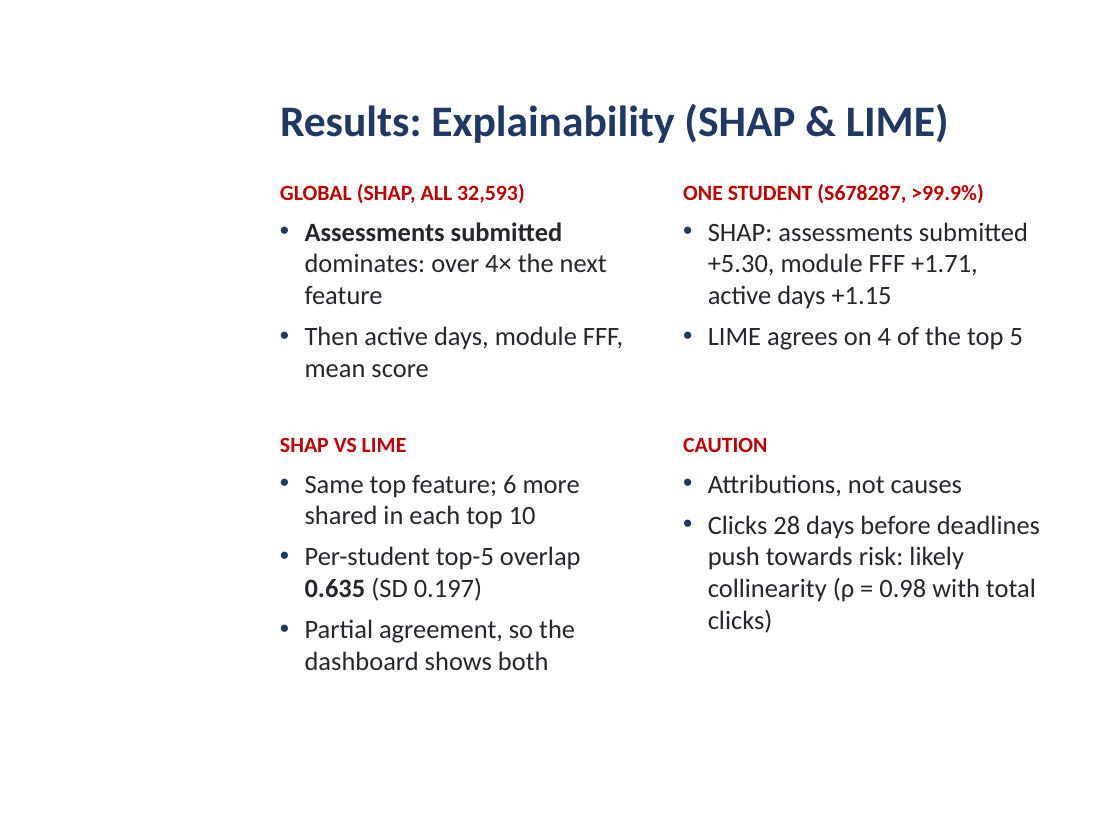
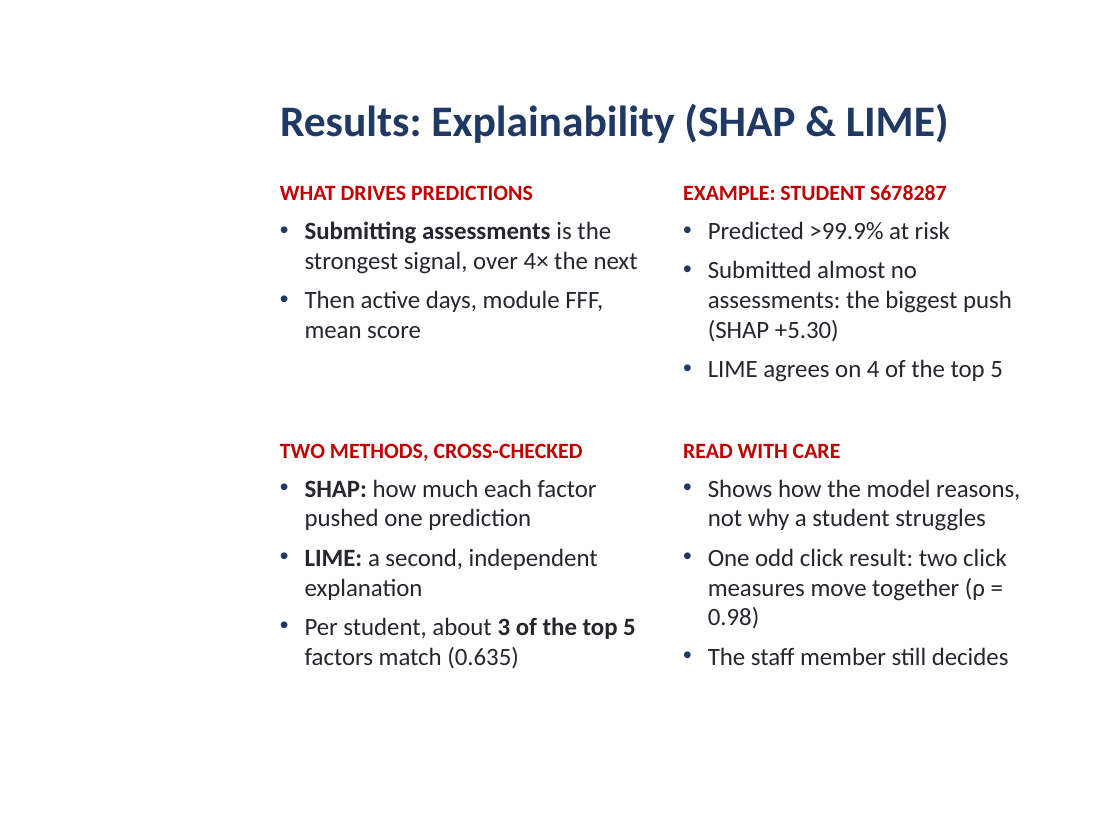
Before and after one commit to daniel-larry/python-run-result, a slide deck: slide 9 of Internal_Defense_Presentation.pptx. Drawn at 1120x840 pixels with LibreOffice and Linux fonts; fonts in the diff are those of the drawing; background and template pictures are left out. Boxes give left, top, right and bottom in pixels: in the first picture for what was removed or moved away, otherwise in the second. Text is boxed around its words. In the diff, an @@ line names an element or a change of style, - is before the commit and + after.

```diff
--- a/Internal_Defense_Presentation.pptx
+++ b/Internal_Defense_Presentation.pptx
@@ text at [280,185,638,274]: text changed; size 17 to 16 pt @@
-GLOBAL (SHAP, ALL 32,593)
-• Assessments submitted dominates: over 4× the next feature
+WHAT DRIVES PREDICTIONS
+• Submitting assessments is the strongest signal, over 4× the next
@@ text at [683,185,1012,342]: text changed; size 17 to 16 pt @@
-ONE STUDENT (S678287, >99.9%)
-• SHAP: assessments submitted +5.30, module FFF +1.71, active days +1.15
+EXAMPLE: STUDENT S678287
+• Predicted >99.9% at risk
+• Submitted almost no assessments: the biggest push (SHAP +5.30)
@@ text at [305,290,603,338]: size 17 to 16 pt in "Then active days, module FFF, mean score" @@
@@ text at [708,359,1003,382]: size 17 to 16 pt in "LIME agrees on 4 of the top ..." @@
@@ text at [280,443,636,669]: text changed; size 17 to 16 pt @@
-SHAP VS LIME
-• Same top feature; 6 more shared in each top 10
-• Per-student top-5 overlap 0.635 (SD 0.197)
-• Partial agreement, so the dashboard shows both
+TWO METHODS, CROSS-CHECKED
+• SHAP: how much each factor pushed one prediction
+• LIME: a second, independent explanation
+• Per student, about 3 of the top 5 factors match (0.635)
@@ text at [683,443,1020,665]: text changed; size 17 to 16 pt @@
-CAUTION
-• Attributions, not causes
-• Clicks 28 days before deadlines push towards risk: likely collinearity (ρ = 0.98 with total clicks)
+READ WITH CARE
+• Shows how the model reasons, not why a student struggles
+• One odd click result: two click measures move together (ρ = 0.98)
+• The staff member still decides
```
Also in this commit, not shown: 4 other slides changed.
